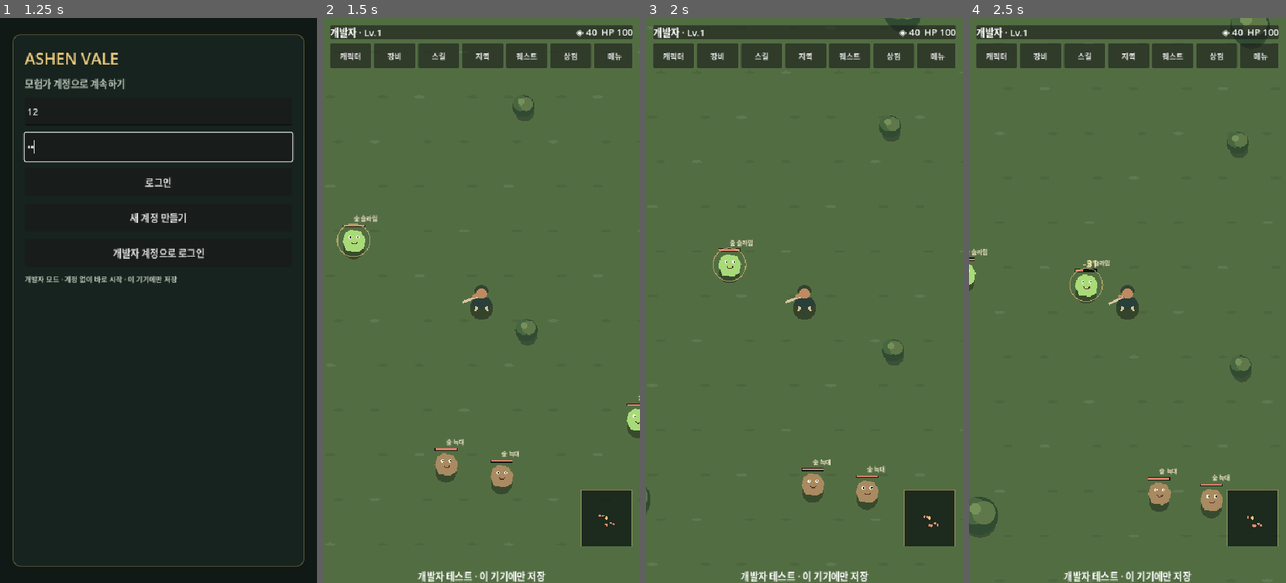
Above: before the commit, frames 1-4 (left to right).
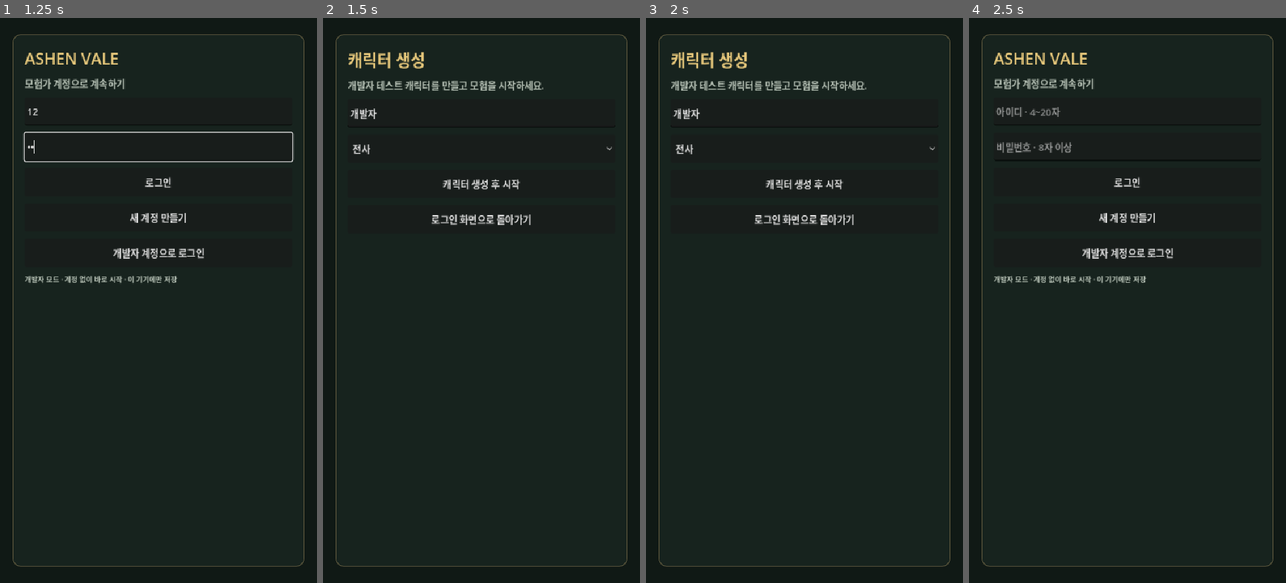
Above: after the commit, the same moments.

Repository: dor0si5523-cmd/strike-zone-online-
Game: Godot game, scene res://scenes/main.tscn
The game is run twice, just before and just after one commit, with the same random seed, the same clock (stepped at 60 frames per second) and the same inputs.
Inputs (mouse positions are in pixels of both pictures, inside the frame that each line leads up to):
- Up to frame 1 (1.25 s): click (158, 114) at 0.52 s; type "12" at 0.6 s; click (158, 147) at 0.75 s; type "12" at 0.83 s
- Up to frame 2 (1.5 s): click "개발자 계정으로 로그인" at 1.25 s
- Up to frame 3 (2 s): no input
- Up to frame 4 (2.5 s): click (1127, 221) at 2 s, where only the run after the commit has a clickable "로그인 화면으로 돌아가기"

Frame 1 is identical in both runs. In frame 2, 98% of the frame differs, in the area x 0-100%, y 0-100%; in frame 3, 98%; in frame 4, 98%.

Commit message:
Start developer login at character creation

Diff:
--- a/godot/scripts/game_api.gd
+++ b/godot/scripts/game_api.gd
@@ -44,9 +44,10 @@
 	developer_mode = true
 	var cfg := ConfigFile.new()
 	var loaded := cfg.load(SAVE_PATH) == OK
+	var has_existing := loaded and cfg.has_section_key("developer", "character") and cfg.has_section_key("developer", "state")
 	var character: Dictionary = cfg.get_value("developer", "character", DEV_CHARACTER.duplicate(true)) if loaded else DEV_CHARACTER.duplicate(true)
 	var state: Dictionary = cfg.get_value("developer", "state", DEV_STATE.duplicate(true)) if loaded else DEV_STATE.duplicate(true)
-	return {"character":character.duplicate(true), "state":state.duplicate(true)}
+	return {"character":character.duplicate(true), "state":state.duplicate(true), "has_existing":has_existing}
 
 func save_developer_state(state: Dictionary, character: Dictionary) -> void:
 	var cfg := ConfigFile.new()
--- a/godot/scripts/main.gd
+++ b/godot/scripts/main.gd
@@ -29,6 +29,7 @@
 var gacha_slot := "weapon"
 var battle_hud: Control
 var battle_footer: Control
+var developer_has_existing := false
 
 func _ready() -> void:
 	_build_shell()
@@ -136,8 +137,9 @@
 	active_character = session.character
 	game_state = session.state
 	game_state["classId"] = str(active_character.get("classId", "warrior"))
+	developer_has_existing = bool(session.get("has_existing", false))
 	last_saved_kills = int(game_state.get("kills", 0))
-	_enter_battle()
+	_show_create_character()
 
 func _toggle_signup() -> void:
 	signup_mode = not signup_mode
@@ -239,30 +241,71 @@
 
 func _show_create_character() -> void:
 	_clear_page()
-	_heading("캐릭터 생성", "직업은 생성 후 변경할 수 없습니다.")
+	_heading("캐릭터 생성", "직업은 생성 후 변경할 수 없습니다." if not GameApi.developer_mode else "개발자 테스트 캐릭터를 만들고 모험을 시작하세요.")
 	name_input = _line_edit("캐릭터 이름 · 2~12자")
 	name_input.max_length = 12
+	if GameApi.developer_mode:
+		name_input.text = str(active_character.get("name", "개발자"))
 	class_picker = OptionButton.new()
 	for class_id in ["warrior", "archer", "mage", "gunner"]:
 		class_picker.add_item(CLASS_NAMES[class_id])
 		class_picker.set_item_metadata(class_picker.item_count - 1, class_id)
+		if GameApi.developer_mode and class_id == str(active_character.get("classId", "warrior")):
+			class_picker.select(class_picker.item_count - 1)
 	class_picker.custom_minimum_size.y = 48
 	page.add_child(class_picker)
-	_button("생성", _create_character)
-	_button("돌아가기", _show_characters)
+	_button("캐릭터 생성 후 시작", _create_character)
+	if GameApi.developer_mode:
+		if developer_has_existing:
+			_button("저장된 개발자 캐릭터로 계속", _continue_developer_character)
+		_button("로그인 화면으로 돌아가기", _cancel_developer_login)
+	else:
+		_button("돌아가기", _show_characters)
 	status_label = _label("")
 
 func _create_character() -> void:
 	if busy: return
+	var name := name_input.text.strip_edges()
+	if name.length() < 2 or name.length() > 12:
+		_set_status("캐릭터 이름은 2~12자로 입력해 주세요.")
+		return
 	var class_id: String = str(class_picker.get_item_metadata(class_picker.selected))
+	if GameApi.developer_mode:
+		if developer_has_existing and (name != str(active_character.get("name", "")) or class_id != str(active_character.get("classId", "warrior"))):
+			var dialog := ConfirmationDialog.new()
+			dialog.dialog_text = "새 개발자 캐릭터를 만들면 이 기기에 저장된 기존 개발자 진행도가 교체됩니다. 계속할까요?"
+			dialog.confirmed.connect(_create_developer_character.bind(name, class_id))
+			add_child(dialog)
+			dialog.popup_centered(Vector2i(500, 220))
+			return
+		_create_developer_character(name, class_id)
+		return
 	busy = true
-	var response: Dictionary = await GameApi.call_api("/api/rpg/characters", HTTPClient.METHOD_POST, {"name": name_input.text.strip_edges(), "classId": class_id})
+	var response: Dictionary = await GameApi.call_api("/api/rpg/characters", HTTPClient.METHOD_POST, {"name": name, "classId": class_id})
 	busy = false
 	if not response.ok:
 		_set_status(response.error)
 		return
 	characters = response.data.get("characters", [])
 	await _show_characters()
+
+func _create_developer_character(name: String, class_id: String) -> void:
+	active_character = {"id":"local_dev_character", "name":name, "classId":class_id, "level":1, "xp":0, "kills":0}
+	game_state = GameApi.DEV_STATE.duplicate(true)
+	game_state["classId"] = class_id
+	developer_has_existing = true
+	last_saved_kills = 0
+	GameApi.save_developer_state(game_state, active_character)
+	_enter_battle()
+
+func _continue_developer_character() -> void:
+	game_state["classId"] = str(active_character.get("classId", "warrior"))
+	_enter_battle()
+
+func _cancel_developer_login() -> void:
+	GameApi.developer_mode = false
+	developer_has_existing = false
+	_show_auth()
 
 func _confirm_delete(character_id: String) -> void:
 	var dialog := ConfirmationDialog.new()
